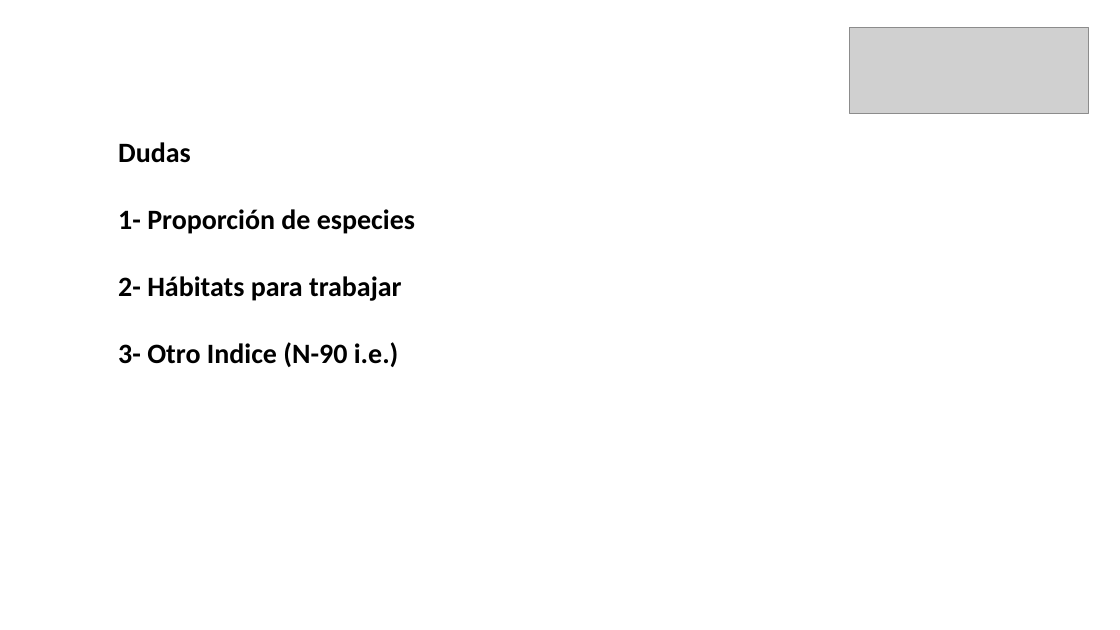
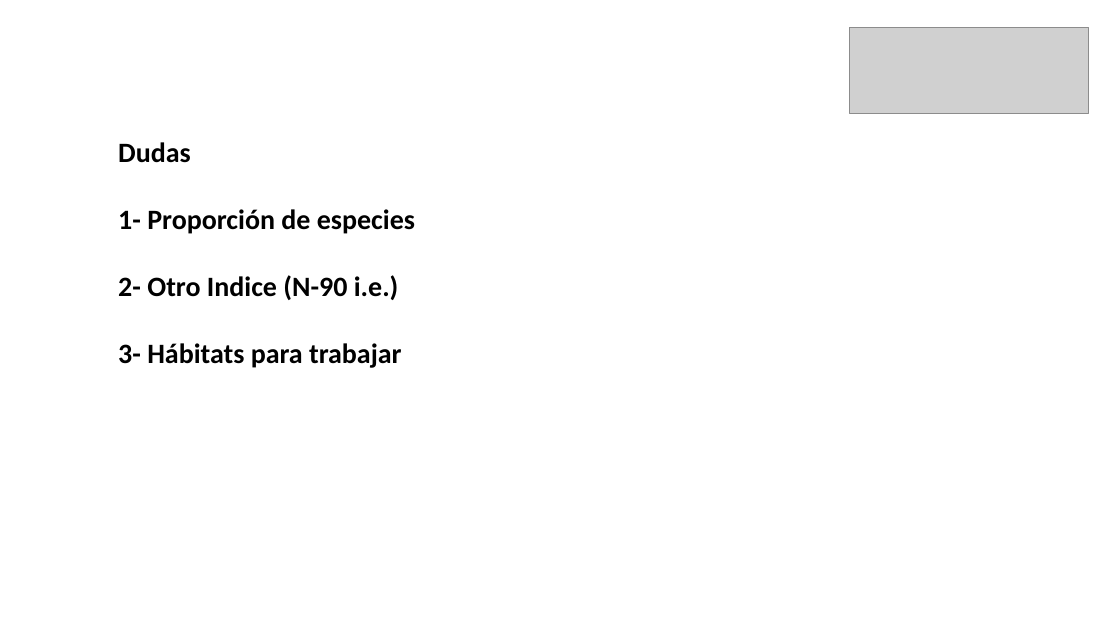
Before and after one commit to MauroMardones/IN_BENTOS, a slide deck: slide 2 of PPT/DudasBESITOS_1.pptx. Drawn at 1120x630 pixels with LibreOffice and Linux fonts; fonts in the diff are those of the drawing; grey boxes stand for pictures. Boxes give left, top, right and bottom in pixels: in the first picture for what was removed or moved away, otherwise in the second. Text is boxed around its words. In the diff, an @@ line names an element or a change of style, - is before the commit and + after.

```diff
--- a/PPT/DudasBESITOS_1.pptx
+++ b/PPT/DudasBESITOS_1.pptx
@@ text at bbox=[118, 275, 402, 368]: text changed @@
-2- Hábitats para trabajar
-3- Otro Indice (N-90 i.e.)
+2- Otro Indice (N-90 i.e.)
+3- Hábitats para trabajar
```
Also in this commit, not shown: 2 other slides changed, 3 slides added, 1 slide removed, 2 other files.
